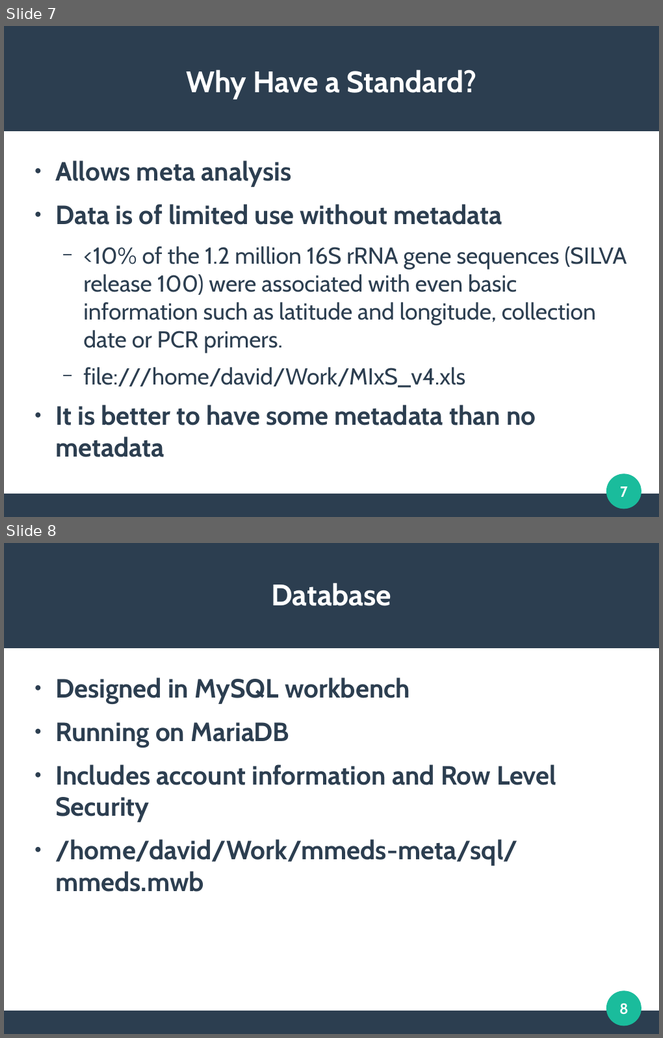
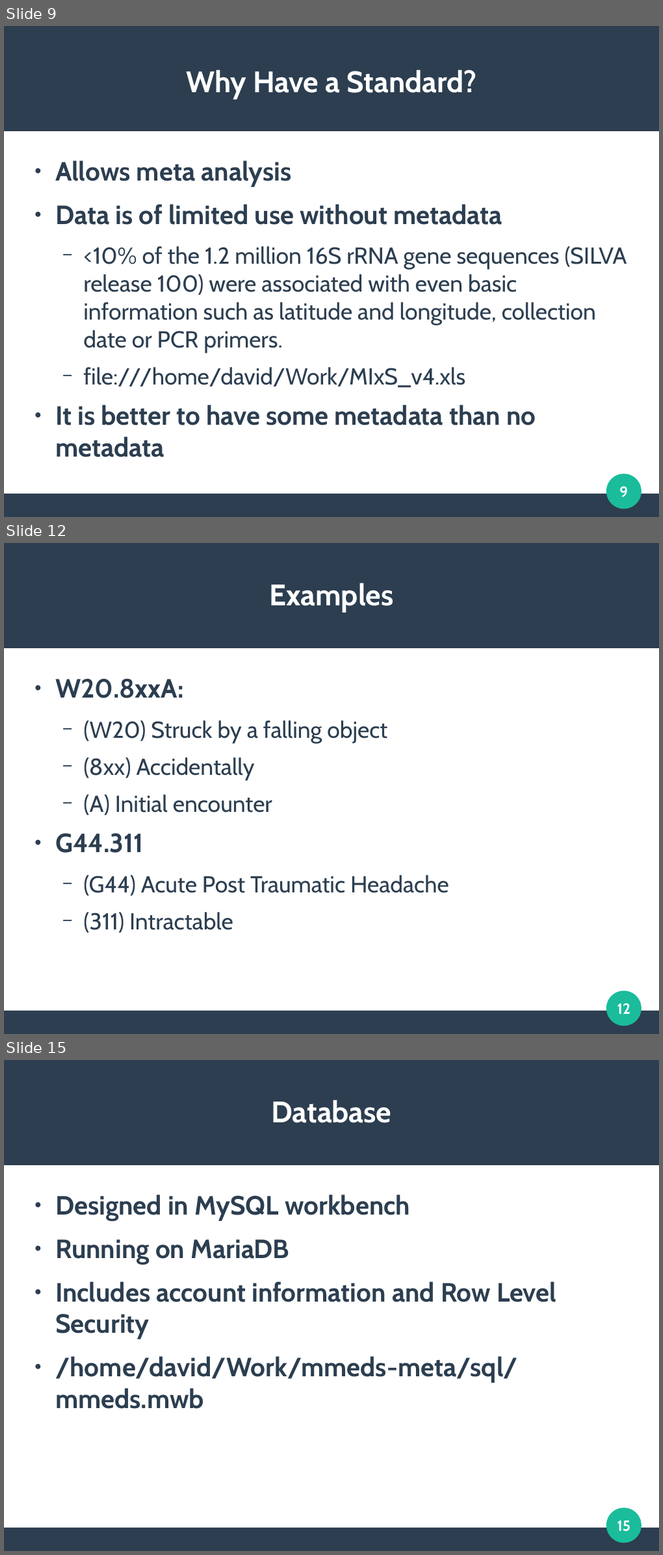
Before and after one commit to clemente-lab/mmeds-meta, a slide deck: sql/mmeds.odp. Shown one above the other, each under a label of ours: slides 7 and 8 before the commit, slides 9, 12 and 15 after it; the slides between them are not shown. The pictures are 663x1038 and 663x1555 pixels, drawn with LibreOffice and Linux fonts; fonts in the diff are those of the drawing. Boxes give left, top, right and bottom in pixels: in the first picture for what was removed or moved away, otherwise in the second. Text is boxed around its words. In the diff, an @@ line names an element or a change of style, - is before the commit and + after.

```diff
--- a/sql/mmeds.odp
+++ b/sql/mmeds.odp
@@ slide 12 added at (4, 543, 659, 1034), background #FFFFFF; not listed: 3 template elements that a slide beside it also shows @@
@@ title added at (269, 583, 394, 613), 36 pt, text #FFFFFF, bold @@
+Examples
@@ text added at (55, 679, 449, 933), 28 pt, text #2C3E50 @@
+● W20.8xxA:
+  − (W20) Struck by a falling object
+  − (8xx) Accidentally
+  − (A) Initial encounter
+● G44.311
+  − (G44) Acute Post Traumatic Headache
+  − (311) Intractable
@@ page number added at (618, 1003, 631, 1014), 18 pt, text #FFFFFF, bold @@
+12
@@ what was slide 7 is now slide 9 @@
@@ page number at (620, 486, 628, 497): text changed @@
-7
+9
@@ what was slide 8 is now slide 15 @@
@@ page number at (618, 1521, 631, 1532): text changed @@
-8
+15
```
Also in this commit, not shown: 1 slide changed, 6 other slides added, 1 other file.
